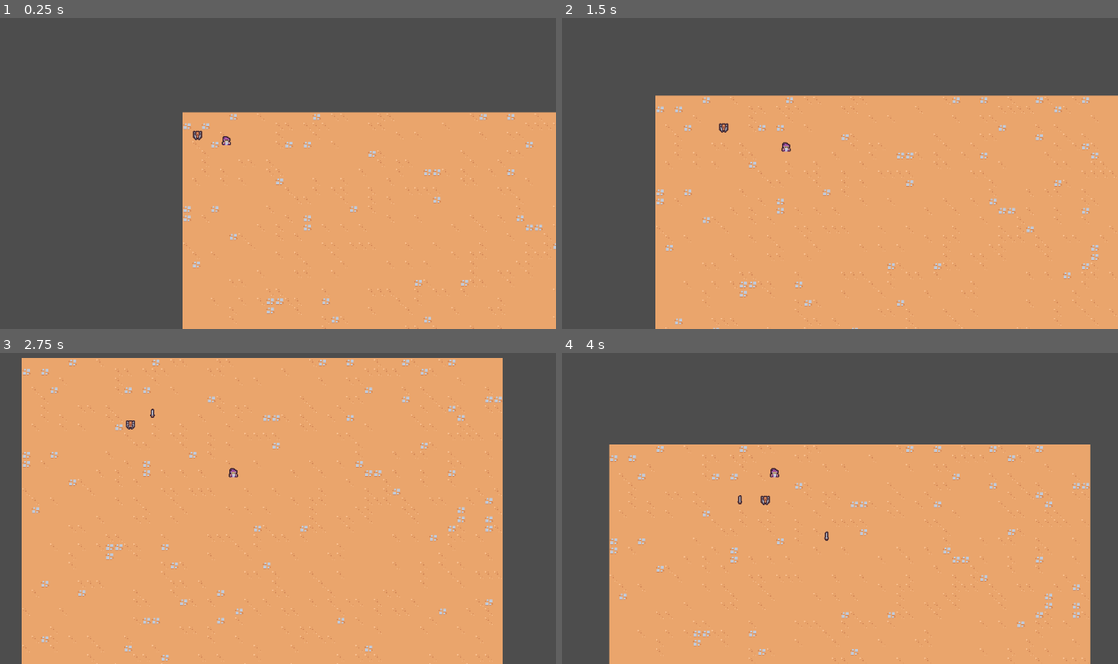
Above: before the commit, frames 1-4 (two rows, left to right).
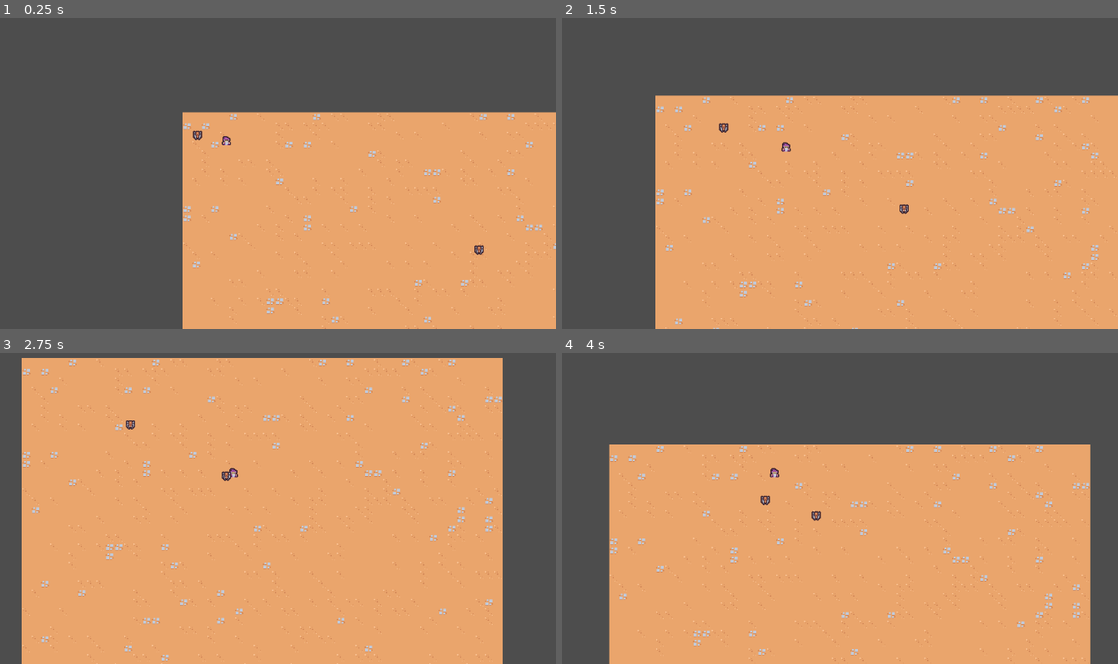
Above: after the commit, the same moments.

Repository: malefooo/godot-study
Game: Godot game, scene res://scenes/main/main.tscn
Two runs of this game, one before a commit and one after it. Both use one fixed random seed, a clock stepped at 60 frames per second and the inputs below.
Inputs:
- Up to frame 1 (0.25 s): no input
- Up to frame 2 (1.5 s): hold D (move_right) 0.53-1.28 s; hold S (move_down) from 1.28 s (still down)
- Up to frame 3 (2.75 s): release S (move_down) at 2.03 s; hold D (move_right) from 2.03 s (still down)
- Up to frame 4 (4 s): release D (move_right) at 2.78 s; hold W (move_up) 2.78-3.53 s; hold A (move_left) from 3.53 s (still down)

The runs differ from the first frame. In frame 1, less than 0.1% of the frame differs, in the area x 85-88%, y 72-77%; in frame 2, less than 0.1%; in frame 3, less than 0.1%; in frame 4, less than 0.1%, in the area x 31-48%, y 45-61%.

Commit message:
Szw 10 (#30)
* di san ci zuoye

* di wu ci zuo ye

* Commit message

* di shi ci zuo ye

Diff:
--- a/scenes/ability/sword_ability/sword_ability.tscn
+++ b/scenes/ability/sword_ability/sword_ability.tscn
@@ -1,8 +1,90 @@
-[gd_scene load_steps=2 format=3 uid="uid://dulwmwlb67kmf"]
+[gd_scene load_steps=5 format=3 uid="uid://dulwmwlb67kmf"]
 
 [ext_resource type="Texture2D" uid="uid://ds8pxam5bqwr1" path="res://scenes/ability/sword_ability/sword.png" id="1_jbjs7"]
 
+[sub_resource type="Animation" id="Animation_0303o"]
+resource_name = "swing"
+length = 0.75
+step = 0.05
+tracks/0/type = "value"
+tracks/0/imported = false
+tracks/0/enabled = true
+tracks/0/path = NodePath("Sprite2D:rotation")
+tracks/0/interp = 2
+tracks/0/loop_wrap = true
+tracks/0/keys = {
+"times": PackedFloat32Array(0, 0.2, 0.4, 0.75),
+"transitions": PackedFloat32Array(1, 1, 1.68179, 1),
+"update": 0,
+"values": [0.0, -0.174533, 3.14159, 0.0]
+}
+tracks/1/type = "value"
+tracks/1/imported = false
+tracks/1/enabled = true
+tracks/1/path = NodePath("Sprite2D:scale")
+tracks/1/interp = 2
+tracks/1/loop_wrap = true
+tracks/1/keys = {
+"times": PackedFloat32Array(0, 0.1, 0.2, 0.35, 0.5, 0.75),
+"transitions": PackedFloat32Array(1, 1, 1, 1, 5.65685, 1),
+"update": 0,
+"values": [Vector2(0, 0), Vector2(1.25, 1.25), Vector2(1, 1), Vector2(2, 2), Vector2(1, 1), Vector2(0, 0)]
+}
+tracks/2/type = "method"
+tracks/2/imported = false
+tracks/2/enabled = true
+tracks/2/path = NodePath(".")
+tracks/2/interp = 1
+tracks/2/loop_wrap = true
+tracks/2/keys = {
+"times": PackedFloat32Array(0.75),
+"transitions": PackedFloat32Array(1),
+"values": [{
+"args": [],
+"method": &"queue_free"
+}]
+}
+
+[sub_resource type="Animation" id="Animation_tw37k"]
+length = 0.001
+tracks/0/type = "value"
+tracks/0/imported = false
+tracks/0/enabled = true
+tracks/0/path = NodePath("Sprite2D:rotation")
+tracks/0/interp = 1
+tracks/0/loop_wrap = true
+tracks/0/keys = {
+"times": PackedFloat32Array(0),
+"transitions": PackedFloat32Array(1),
+"update": 0,
+"values": [0.0]
+}
+tracks/1/type = "value"
+tracks/1/imported = false
+tracks/1/enabled = true
+tracks/1/path = NodePath("Sprite2D:scale")
+tracks/1/interp = 1
+tracks/1/loop_wrap = true
+tracks/1/keys = {
+"times": PackedFloat32Array(0),
+"transitions": PackedFloat32Array(1),
+"update": 0,
+"values": [Vector2(1, 1)]
+}
+
+[sub_resource type="AnimationLibrary" id="AnimationLibrary_5wpyv"]
+_data = {
+"RESET": SubResource("Animation_tw37k"),
+"swing": SubResource("Animation_0303o")
+}
+
 [node name="SwordAbility" type="Node2D"]
+
+[node name="AnimationPlayer" type="AnimationPlayer" parent="."]
+libraries = {
+"": SubResource("AnimationLibrary_5wpyv")
+}
+autoplay = "swing"
 
 [node name="Sprite2D" type="Sprite2D" parent="."]
 position = Vector2(0, -4)
--- a/scenes/ability/sword_ability_controller/sword_ability_controller.gd
+++ b/scenes/ability/sword_ability_controller/sword_ability_controller.gd
@@ -1,4 +1,6 @@
 extends Node
+
+const MAX_RANGE = 150
 
 @export var sword_ability: PackedScene
 
@@ -13,6 +15,20 @@
 	if player == null:
 		return
 
+	var enemies = get_tree().get_nodes_in_group("enemy")
+	enemies = enemies.filter(func (enemy: Node2D):
+		return enemy.global_position.distance_squared_to(player.global_position) < pow(MAX_RANGE, 2)
+	)
+
+	if enemies.size() == 0:
+		return
+
+	enemies.sort_custom(func(a: Node2D, b:Node2D):
+		var a_distance = a.global_position.distance_squared_to(player.global_position)
+		var b_distance = b.global_position.distance_squared_to(player.global_position)
+		return a_distance < b_distance
+	)
+
 	var sword_instance = sword_ability.instantiate() as Node2D
 	player.get_parent().add_child(sword_instance)
-	sword_instance.global_position = player.global_position
+	sword_instance.global_position = enemies[0].global_position
--- a/scenes/basic_enemy/basic_enemy.tscn
+++ b/scenes/basic_enemy/basic_enemy.tscn
@@ -6,7 +6,7 @@
 [sub_resource type="CircleShape2D" id="CircleShape2D_djaqv"]
 radius = 5.0
 
-[node name="BasicEnemy" type="CharacterBody2D"]
+[node name="BasicEnemy" type="CharacterBody2D" groups=["enemy"]]
 collision_layer = 0
 script = ExtResource("1_78ac2")
 
--- a/scenes/main/main.tscn
+++ b/scenes/main/main.tscn
@@ -19,3 +19,6 @@
 
 [node name="BasicEnemy" parent="." instance=ExtResource("4_fv18r")]
 position = Vector2(8, 34)
+
+[node name="BasicEnemy2" parent="." instance=ExtResource("4_fv18r")]
+position = Vector2(530, 247)
